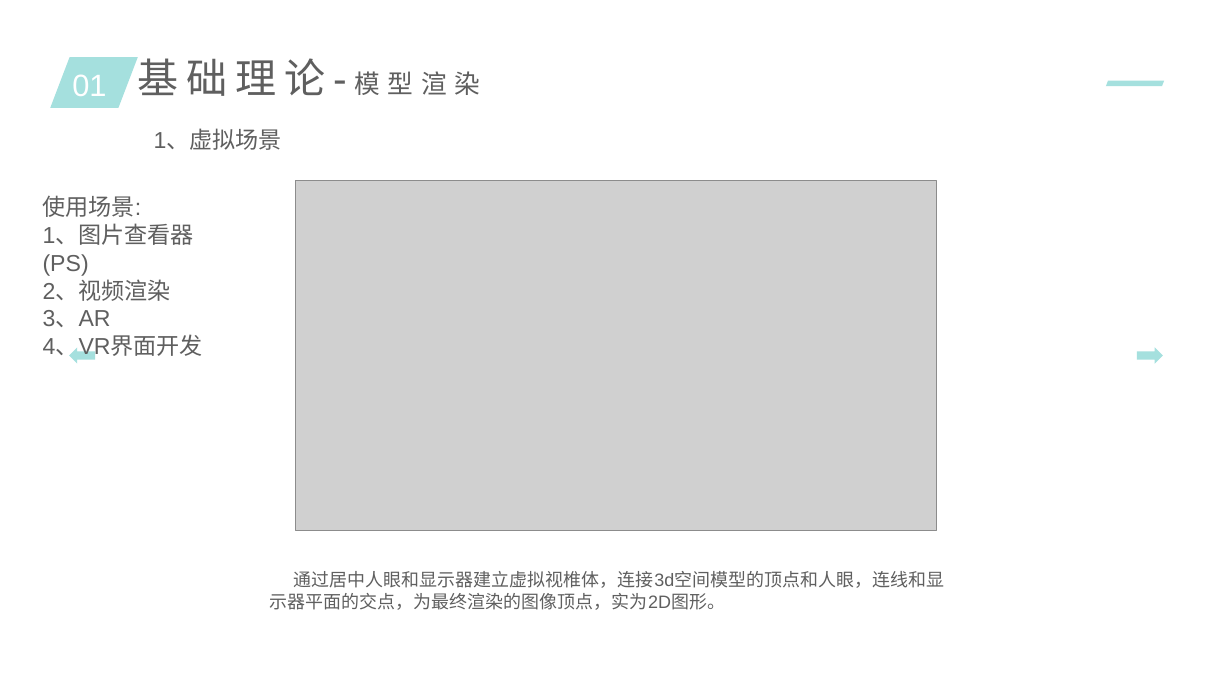
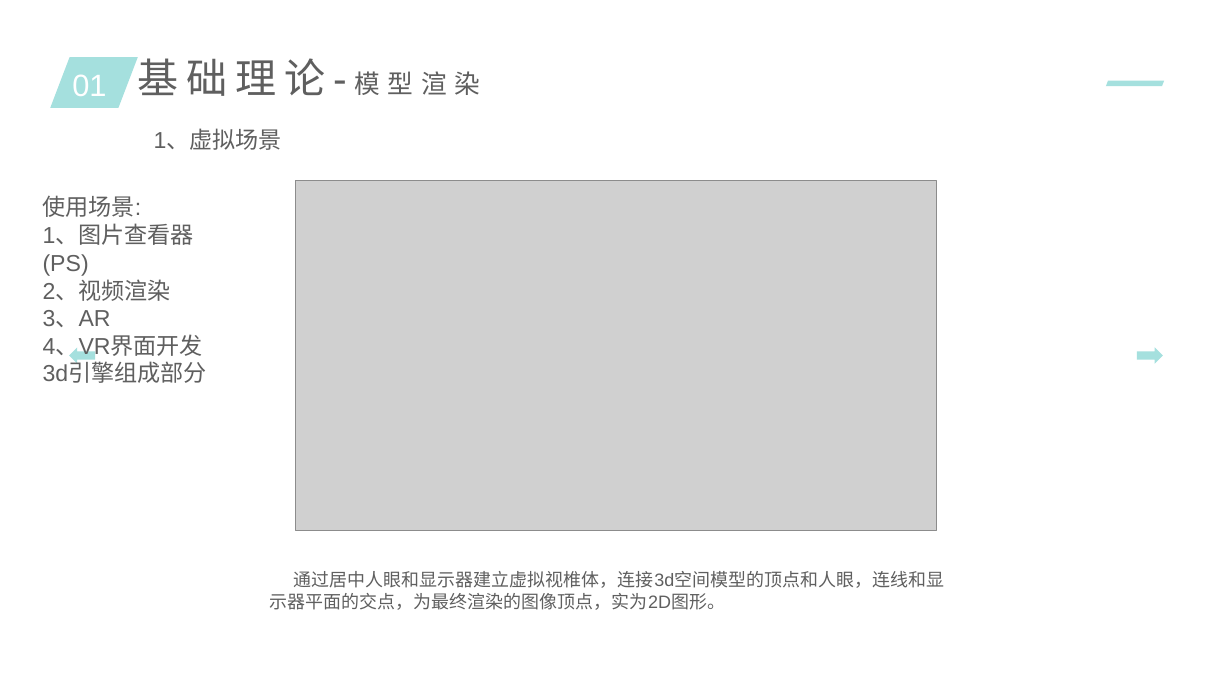
Before and after one commit to lijun4727/3d-study, a slide deck: slide 5 of 3d游戏引擎.pptx. Drawn at 1232x693 pixels with LibreOffice and Linux fonts; fonts in the diff are those of the drawing; grey boxes stand for pictures. Boxes give left, top, right and bottom in pixels: in the first picture for what was removed or moved away, otherwise in the second. Text is boxed around its words. In the diff, an @@ line names an element or a change of style, - is before the commit and + after.

```diff
--- a/3d游戏引擎.pptx
+++ b/3d游戏引擎.pptx
@@ text added at <box>43,363,207,383</box>, 18 pt, text #5F5F5F @@
+3d引擎组成部分
```
Also in this commit, not shown: 1 other slide changed.
